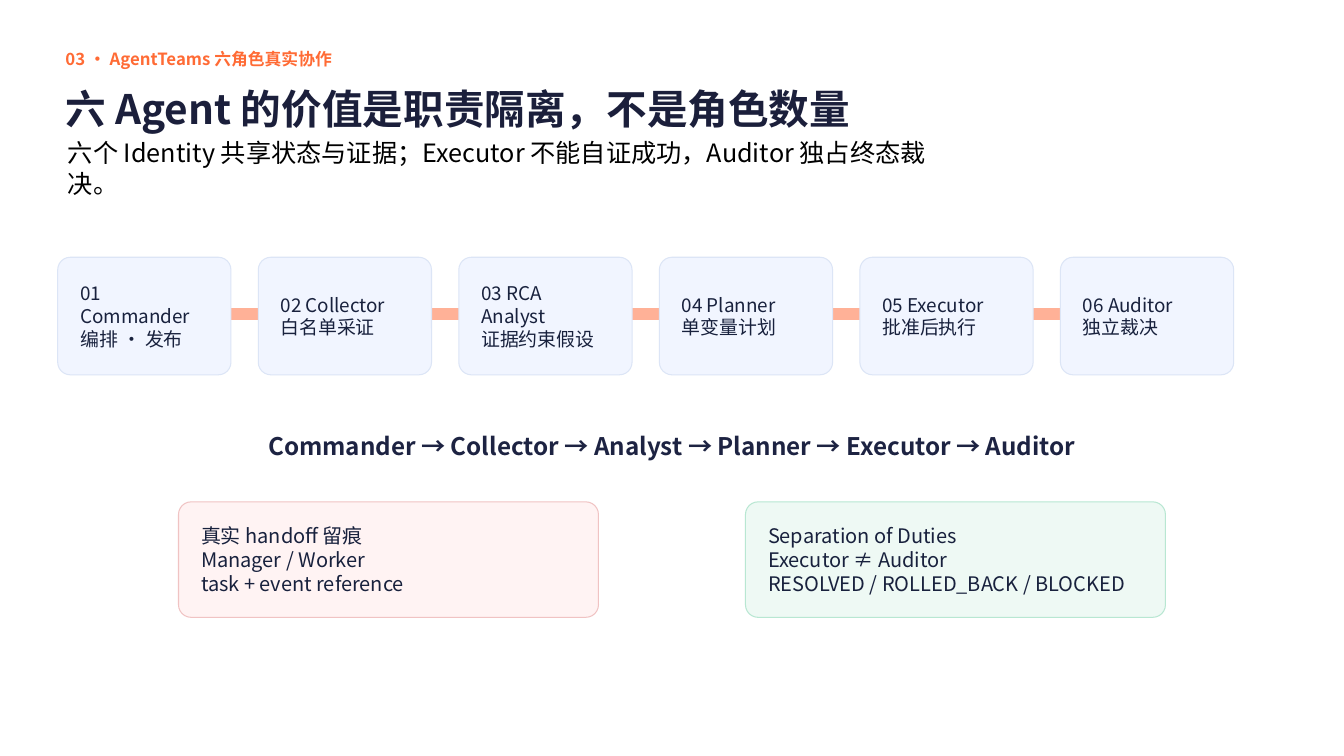
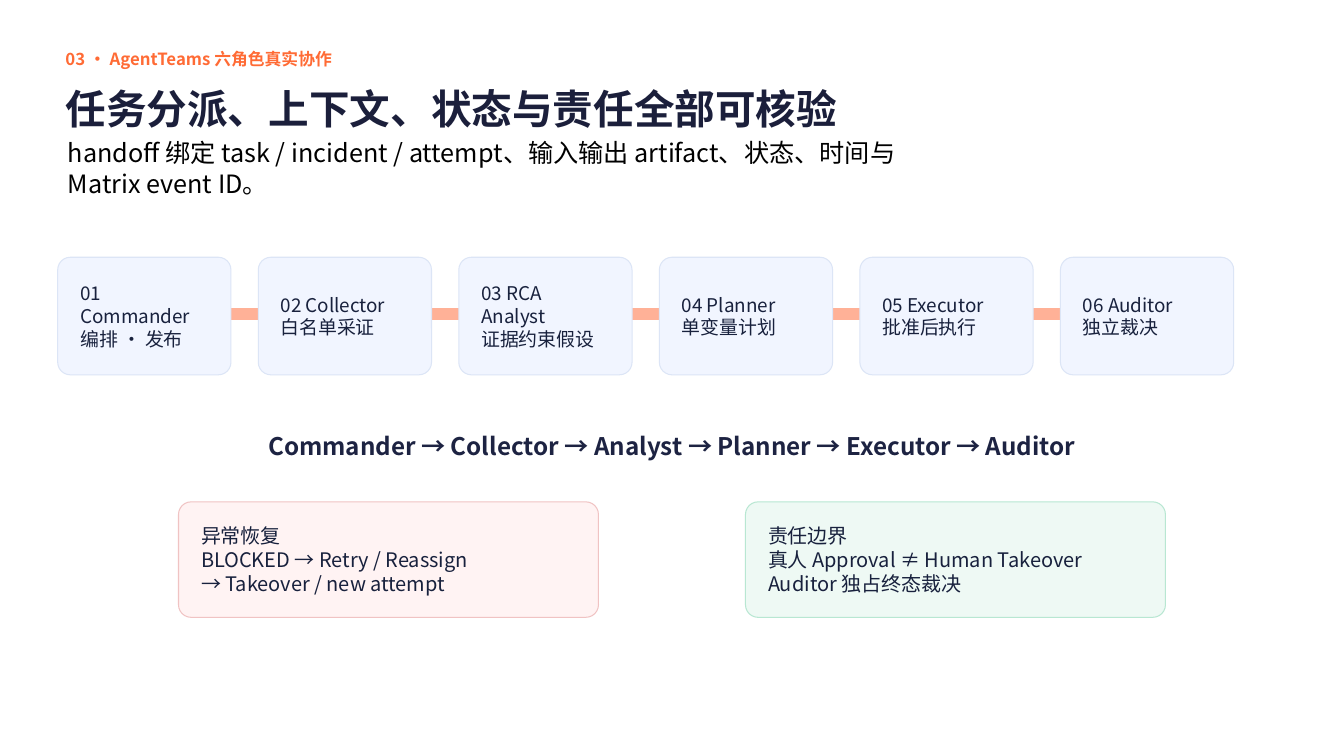
Before and after one commit to JAKIIC/LabOps-Guard, a slide deck: slide 5 of submission/LabOps-Guard-GOAI-复赛方案-v1.0-rc1.pptx. Drawn at 1344x756 pixels with LibreOffice and Linux fonts; fonts in the diff are those of the drawing. Boxes give left, top, right and bottom in pixels: in the first picture for what was removed or moved away, otherwise in the second. Text is boxed around its words. In the diff, an @@ line names an element or a change of style, - is before the commit and + after.

```diff
--- a/submission/LabOps-Guard-GOAI-复赛方案-v1.0-rc1.pptx
+++ b/submission/LabOps-Guard-GOAI-复赛方案-v1.0-rc1.pptx
@@ text at <box>65,89,837,128</box>: text changed @@
-六 Agent 的价值是职责隔离，不是角色数量
+任务分派、上下文、状态与责任全部可核验
@@ text at <box>68,140,896,195</box>: text changed @@
-六个 Identity 共享状态与证据；Executor 不能自证成功，Auditor 独占终态裁决。
+handoff 绑定 task / incident / attempt、输入输出 artifact、状态、时间与 Matrix event ID。
@@ text in rounded rectangle at <box>201,526,468,596</box>: text changed @@
-真实 handoff 留痕
-Manager / Worker
-task + event reference
+异常恢复
+BLOCKED → Retry / Reassign
+→ Takeover / new attempt
@@ text in rounded rectangle at <box>768,526,1082,593</box>: text changed @@
-Separation of Duties
-Executor ≠ Auditor
-RESOLVED / ROLLED_BACK / BLOCKED
+责任边界
+真人 Approval ≠ Human Takeover
+Auditor 独占终态裁决
```
Also in this commit, not shown: 6 other slides changed, 13 other files.
